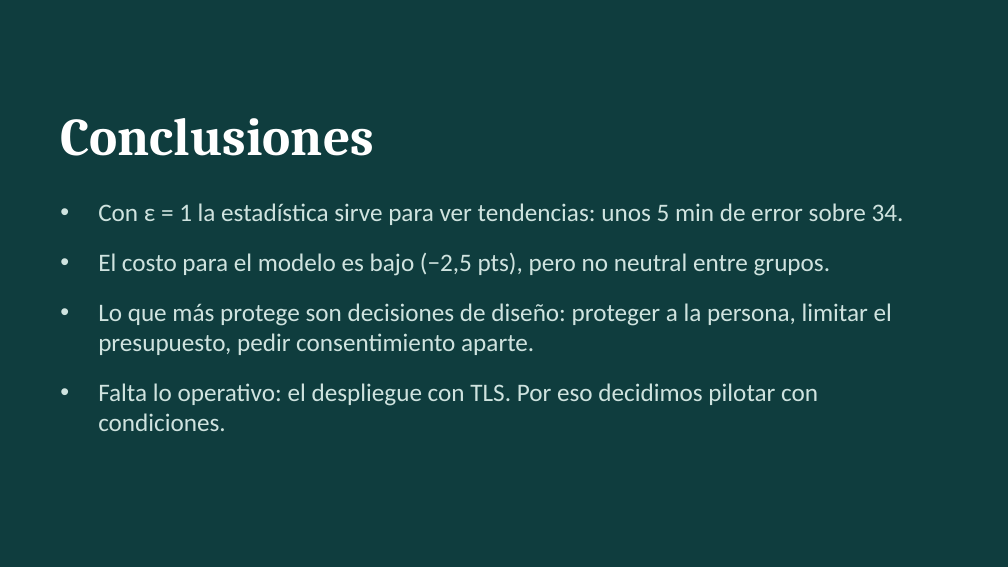
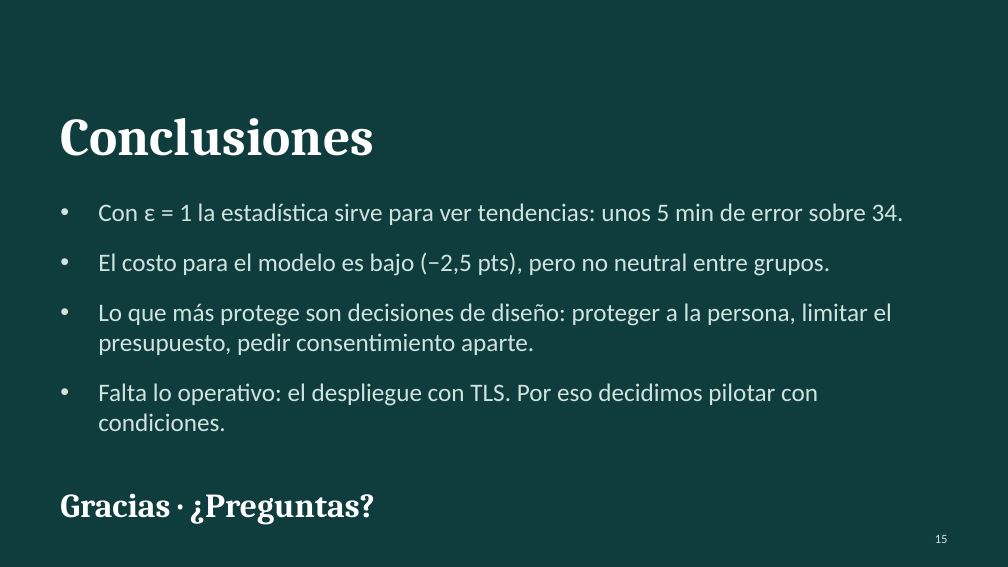
Before and after one commit to JoelxD12O/Proyecto-2---etica-y-seguridad-de-datos, a slide deck: slide 15 of presentacion/Presentacion_Alzace_Final.pptx (slide 14 before the commit). Drawn at 1008x567 pixels with LibreOffice and Linux fonts; fonts in the diff are those of the drawing. Boxes give left, top, right and bottom in pixels: in the first picture for what was removed or moved away, otherwise in the second. Text is boxed around its words. In the diff, an @@ line names an element or a change of style, - is before the commit and + after.

```diff
--- a/presentacion/Presentacion_Alzace_Final.pptx
+++ b/presentacion/Presentacion_Alzace_Final.pptx
@@ text added at (60,493,375,525), 24 pt, text #FFFFFF, bold @@
+Gracias · ¿Preguntas?
@@ page number added at (935,535,948,543), 9 pt, text #CFE3DF @@
+15
```
Also in this commit, not shown: 6 other slides changed, 2 slides added, 19 other files.
